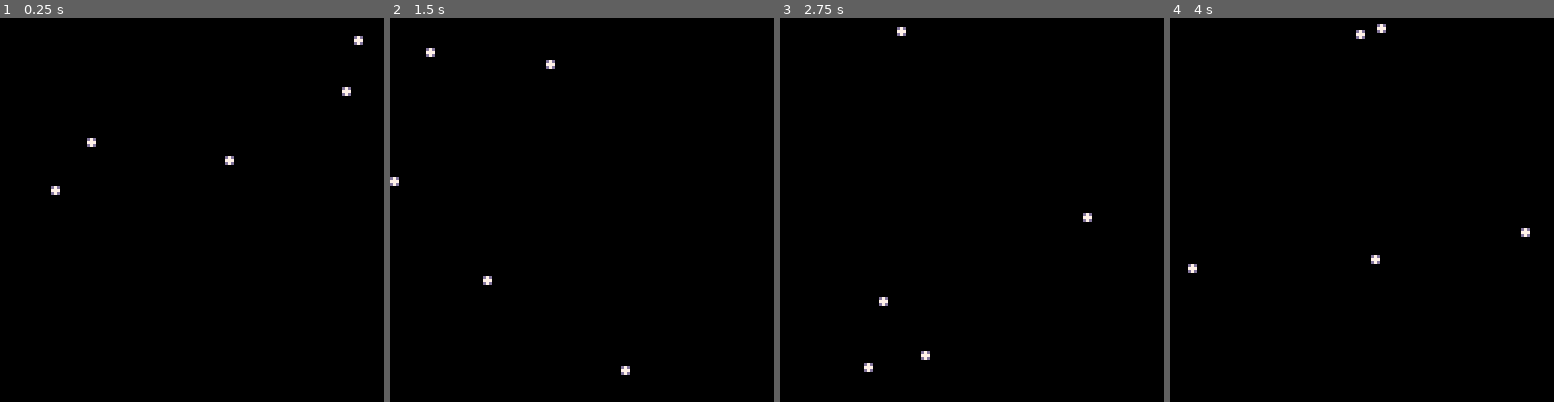
Above: before the commit, frames 1-4 (left to right).
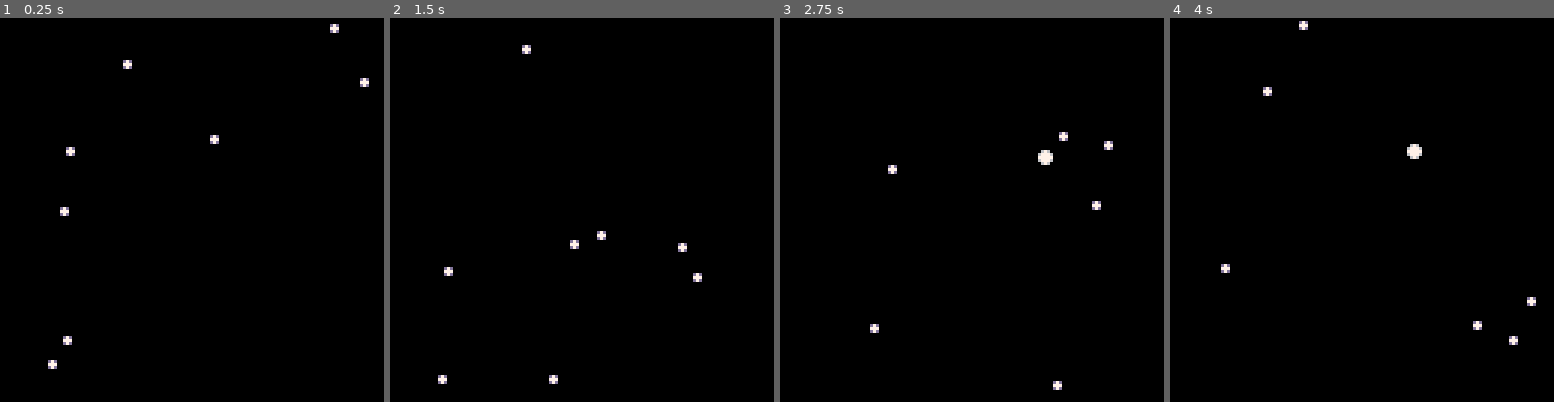
Above: after the commit, the same moments.

Repository: gerwitz/pico-8
Game: PICO-8 cartridge orbital.p8
Same seed, same stepped clock (60 frames per second), same inputs: the game is played once before the commit and once after it.
Inputs:
- Up to frame 1 (0.25 s): no input
- Up to frame 2 (1.5 s): no input
- Up to frame 3 (2.75 s): no input
- Up to frame 4 (4 s): no input

The runs differ from the first frame. In frame 1, 0.7% of the frame differs, in the area x 12-97%, y 1-92%; in frame 2, 0.7%; in frame 3, 0.7%, in the area x 21-87%, y 2-97%; in frame 4, 0.7%.

Commit message:
value tweaks

Diff:
--- a/orbital.p8
+++ b/orbital.p8
@@ -33,7 +33,7 @@
         merge(planet, p)
         return
       end
-      gforce = g * (p.size^2 + planet.size^2) / -distance
+      gforce = g * (p.size^3 + planet.size^3) / -(distance)
       planet.dx += x_delta * gforce
       planet.dy += y_delta * gforce
     end
@@ -54,7 +54,7 @@
 end
 
 function move(planet)
-  mass = planet.size^2
+  mass = planet.size^3
   planet.x = (planet.x + planet.dx/mass) % 128
   planet.y = (planet.y + planet.dy/mass) % 128
 end
@@ -66,9 +66,12 @@
   add_planet(1)
   add_planet(1)
   add_planet(1)
+  add_planet(1)
+  add_planet(1)
+  add_planet(1)
 end
 
-function _update()
+function _update60()
   foreach(planets, apply_gravity)
   foreach(planets, move)
 end
